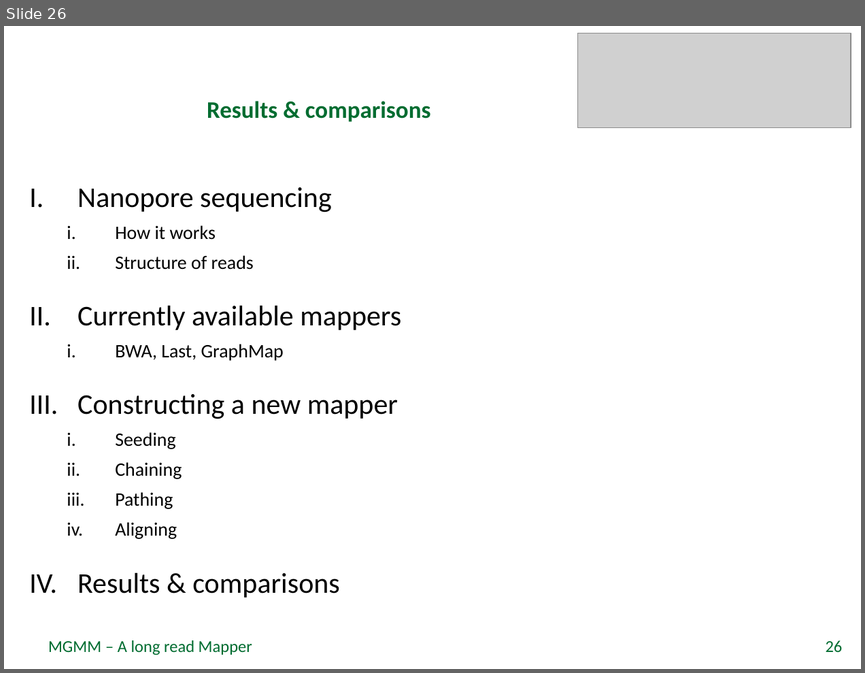
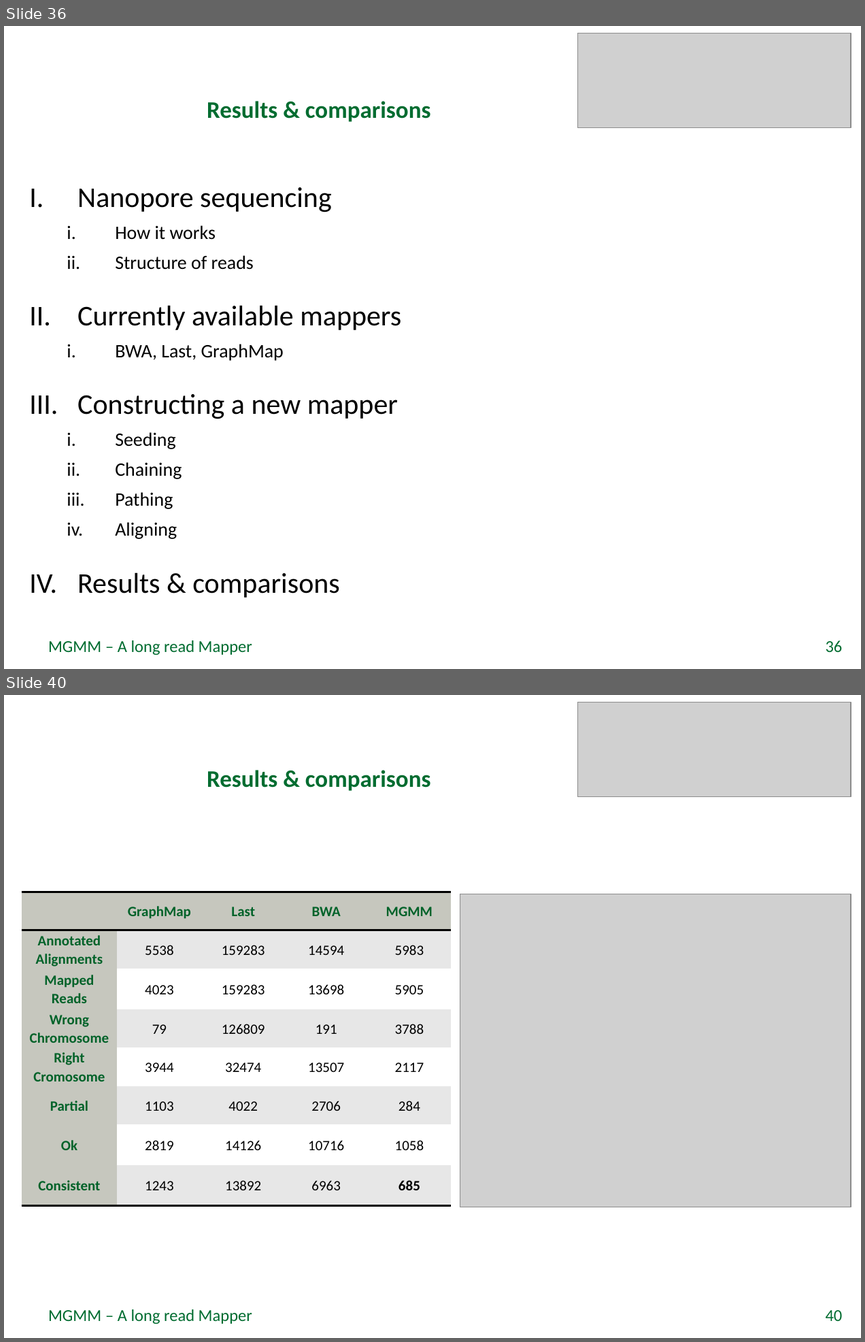
Before and after one commit to rfechtner/minions, a slide deck: Präsentation.pptx. Shown one above the other, each under a label of ours: slide 26 before the commit, slides 36 and 40 after it; the slides between them are not shown. The pictures are 865x673 and 865x1342 pixels, drawn with LibreOffice and Linux fonts; fonts in the diff are those of the drawing; grey boxes stand for pictures; background and template pictures are left out. Boxes give left, top, right and bottom in pixels: in the first picture for what was removed or moved away, otherwise in the second. Text is boxed around its words. In the diff, an @@ line names an element or a change of style, - is before the commit and + after.

```diff
--- a/Präsentation.pptx
+++ b/Präsentation.pptx
@@ slide 40 added at [4, 695, 861, 1338], background picture (left out) @@
@@ picture added at [577, 702, 851, 797] @@
@@ title added at [207, 770, 431, 791], 20 pt, text #006C30, bold @@
+Results & comparisons
@@ table added at [21, 892, 450, 1205], 8 rows, 5 columns @@
+ | GraphMap | Last | BWA | MGMM
+Annotated Alignments | 5538 | 159283 | 14594 | 5983
+Mapped Reads | 4023 | 159283 | 13698 | 5905
+Wrong Chromosome | 79 | 126809 | 191 | 3788
+Right Cromosome | 3944 | 32474 | 13507 | 2117
+Partial | 1103 | 4022 | 2706 | 284
+Ok | 2819 | 14126 | 10716 | 1058
+Consistent | 1243 | 13892 | 6963 | 685
@@ picture added at [460, 894, 851, 1206] @@
@@ text added at [48, 1309, 252, 1324], 14 pt, text #006C30 @@
+MGMM – A long read Mapper
@@ page number added at [825, 1310, 842, 1321], 14 pt, text #006C30 @@
+40
@@ what was slide 26 is now slide 36 @@
@@ page number at [825, 640, 842, 652]: text changed @@
-26
+36
```
Also in this commit, not shown: 8 slides changed, 14 other slides added, 1 other file.
